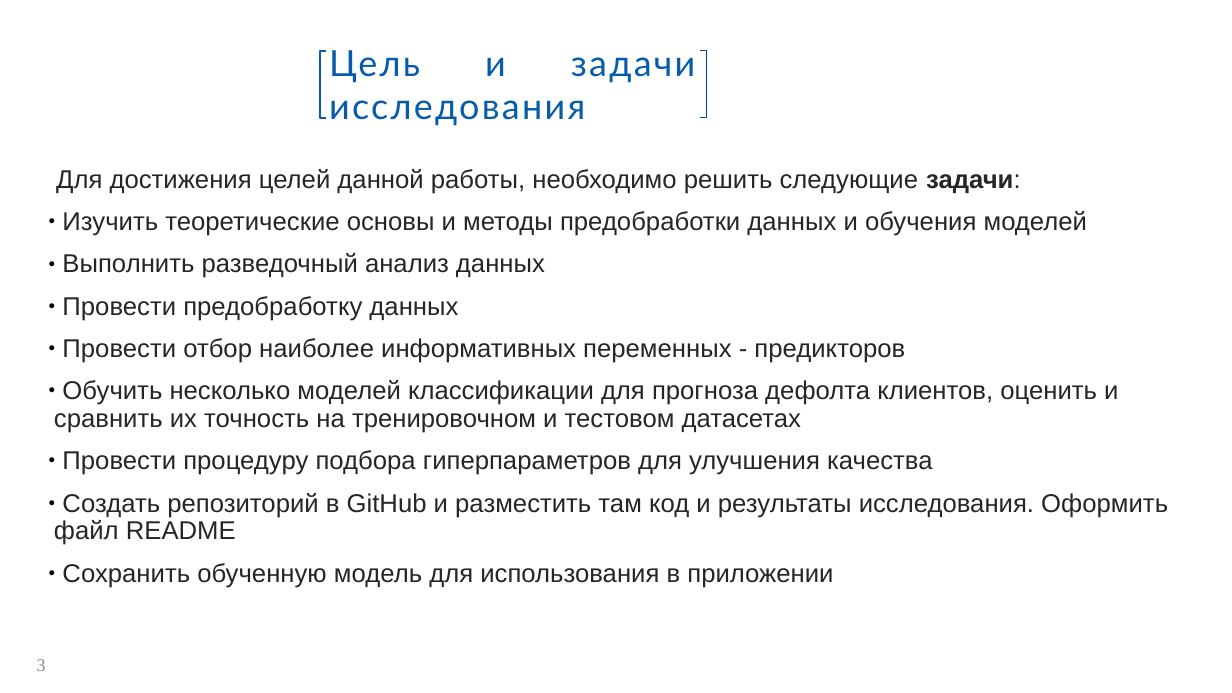
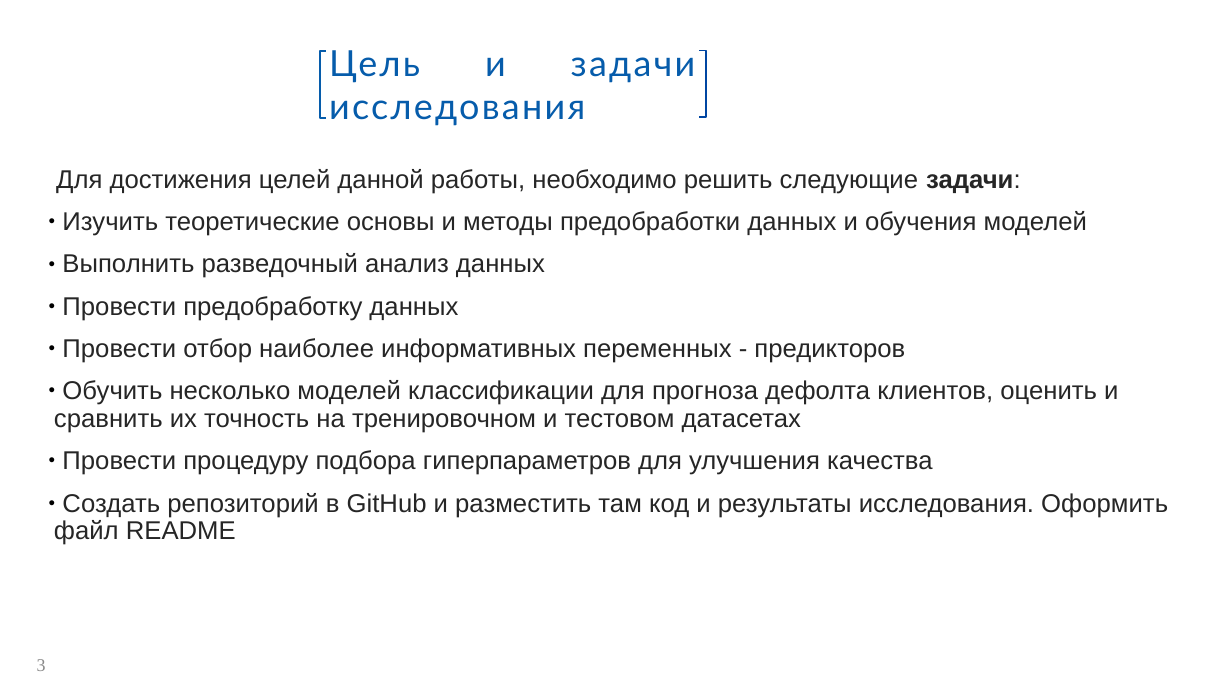
Before and after one commit to Spring-31/HC_default_risk, a slide deck: slide 3 of Прогнозирование_вероятности_дефолта.pptx. Drawn at 1232x693 pixels with LibreOffice and Linux fonts; fonts in the diff are those of the drawing; background and template pictures are left out. Boxes give left, top, right and bottom in pixels: in the first picture for what was removed or moved away, otherwise in the second. Text is boxed around its words. In the diff, an @@ line names an element or a change of style, - is before the commit and + after.

```diff
--- a/Прогнозирование_вероятности_дефолта.pptx
+++ b/Прогнозирование_вероятности_дефолта.pptx
@@ text at (62,563,833,588): paragraph removed @@
-● Сохранить обученную модель для использования в приложении
```
Also in this commit, not shown: 11 other slides changed, 2 slides added, 2 slides removed, 4 other files.
